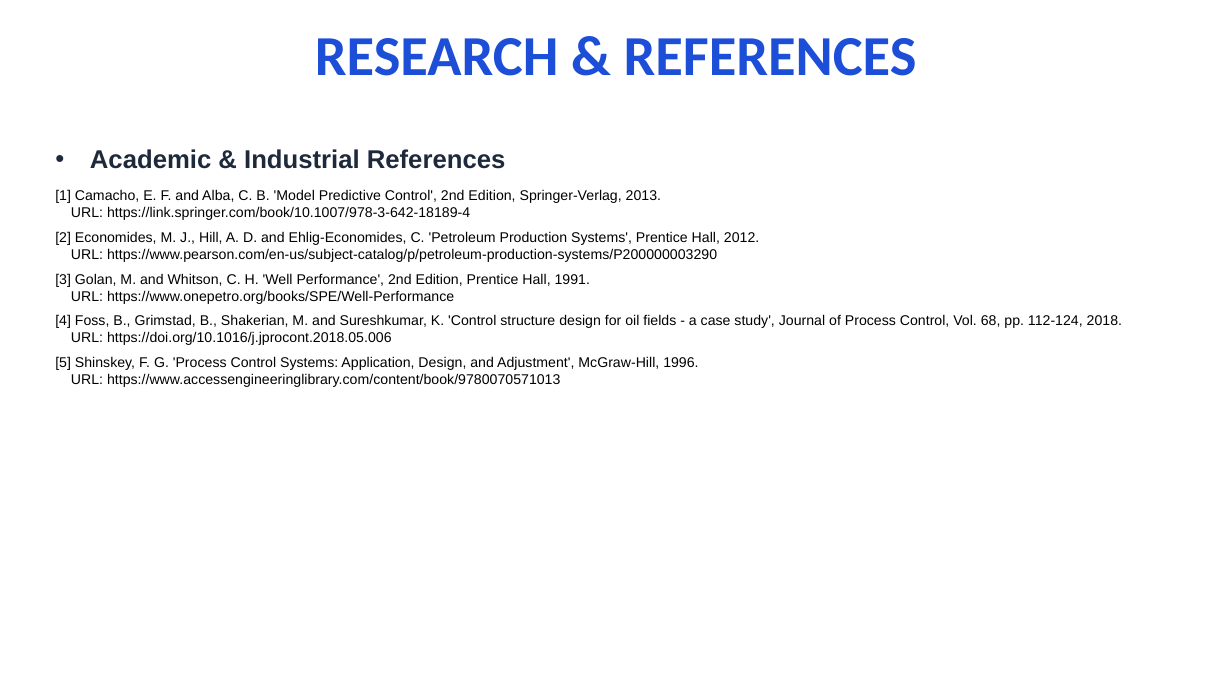
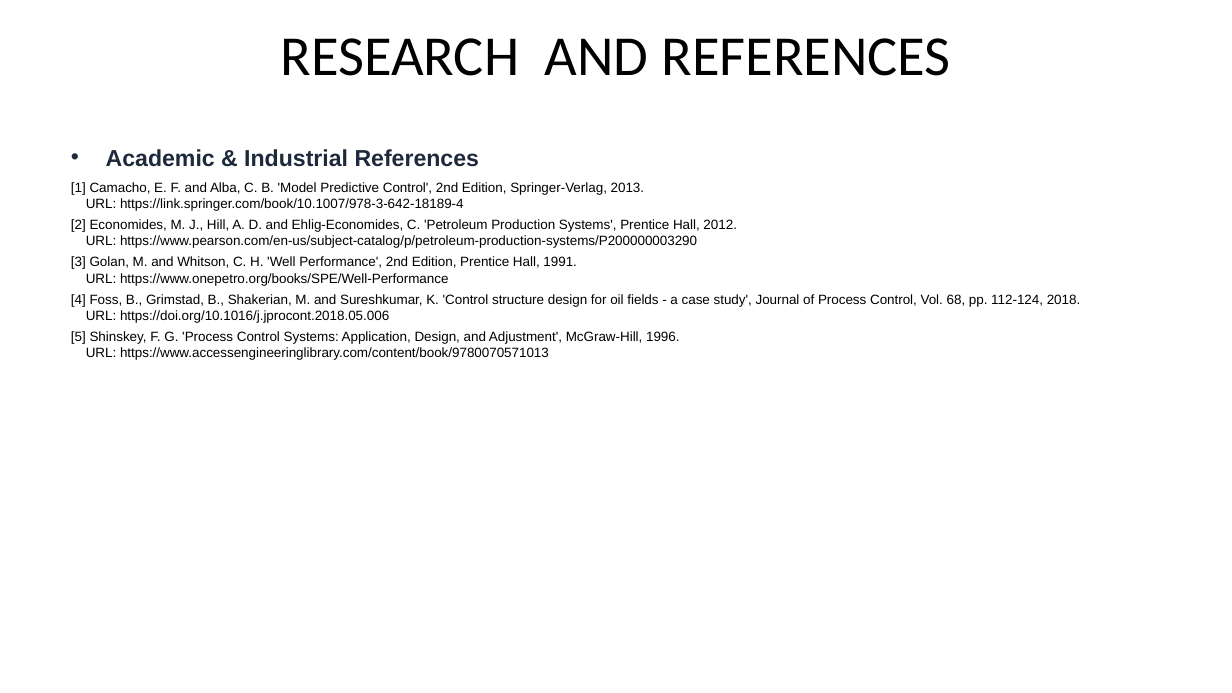
Before and after one commit to Gaurav0405/Autonomous-Choke-Controller, a slide deck: slide 6 of choke_controller_presentation_final.pptx. Drawn at 1232x693 pixels with LibreOffice and Linux fonts; fonts in the diff are those of the drawing. Boxes give left, top, right and bottom in pixels: in the first picture for what was removed or moved away, otherwise in the second. Text is boxed around its words. In the diff, an @@ line names an element or a change of style, - is before the commit and + after.

```diff
--- a/choke_controller_presentation_final.pptx
+++ b/choke_controller_presentation_final.pptx
@@ title at bbox=[281, 38, 950, 76]: text changed; text colour #1D4ED8 to #000000; bold off @@
-RESEARCH & REFERENCES
+RESEARCH AND REFERENCES
@@ text "Academic & Industrial References": place and size @@
-text "Academic & Industrial References" at bbox=[55, 149, 1122, 387]
+text "Academic & Industrial References" at bbox=[71, 149, 1080, 360]
@@ text "Academic & Industrial References" at bbox=[71, 149, 1080, 360]: size 20 to 18 pt in "Academic & Industrial References"; size 11 to 10.5 pt; less space between paragraphs @@
```
Also in this commit, not shown: 5 other slides changed, 1 other file.
